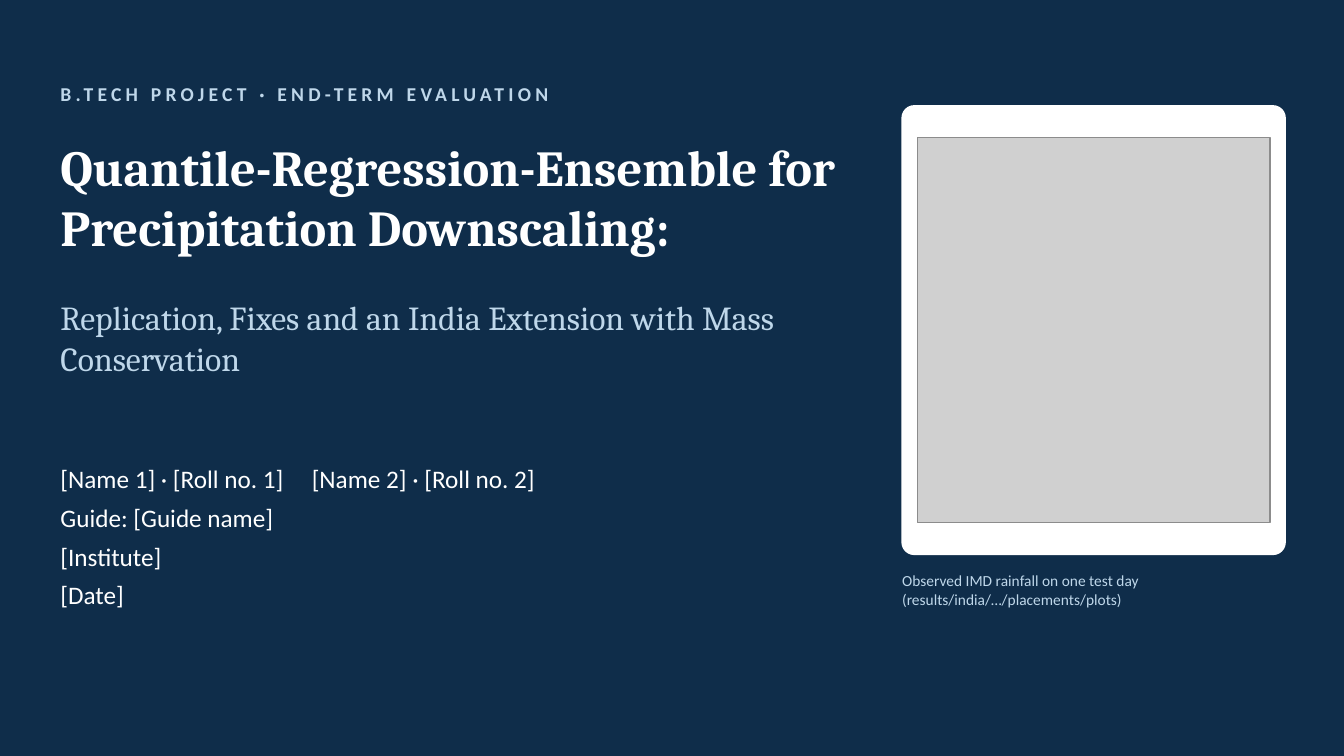
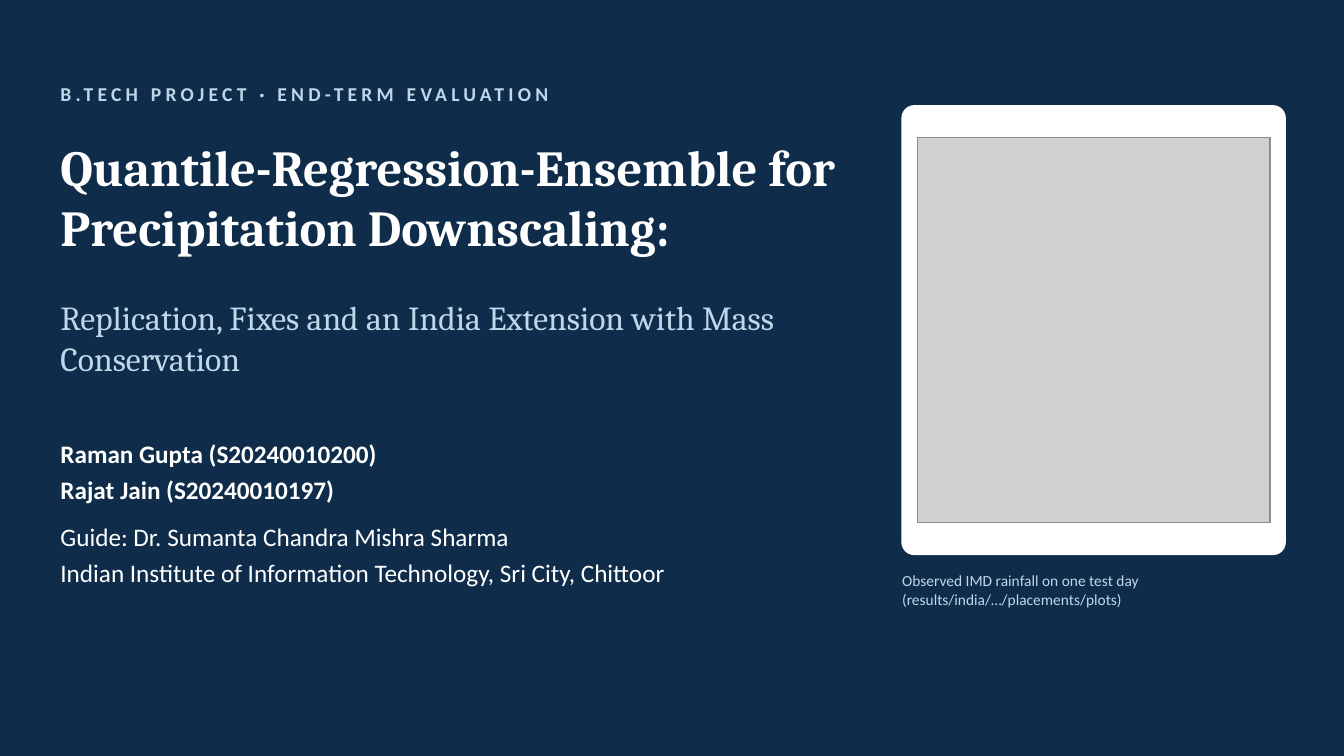
Before and after one commit to rajatjain3366/precipitation-downscaling, a slide deck: slide 1 of docs/presentation/BTP_endterm.pptx. Drawn at 1344x756 pixels with LibreOffice and Linux fonts; fonts in the diff are those of the drawing; grey boxes stand for pictures. Boxes give left, top, right and bottom in pixels: in the first picture for what was removed or moved away, otherwise in the second. Text is boxed around its words. In the diff, an @@ line names an element or a change of style, - is before the commit and + after.

```diff
--- a/docs/presentation/BTP_endterm.pptx
+++ b/docs/presentation/BTP_endterm.pptx
@@ text at bbox=[60, 444, 664, 587]: text changed @@
-[Name 1] · [Roll no. 1] [Name 2] · [Roll no. 2]
-Guide: [Guide name]
-[Institute]
-[Date]
+Raman Gupta (S20240010200)
+Rajat Jain (S20240010197)
+Guide: Dr. Sumanta Chandra Mishra Sharma
+Indian Institute of Information Technology, Sri City, Chittoor
```
Also in this commit, not shown: 2 other files.
